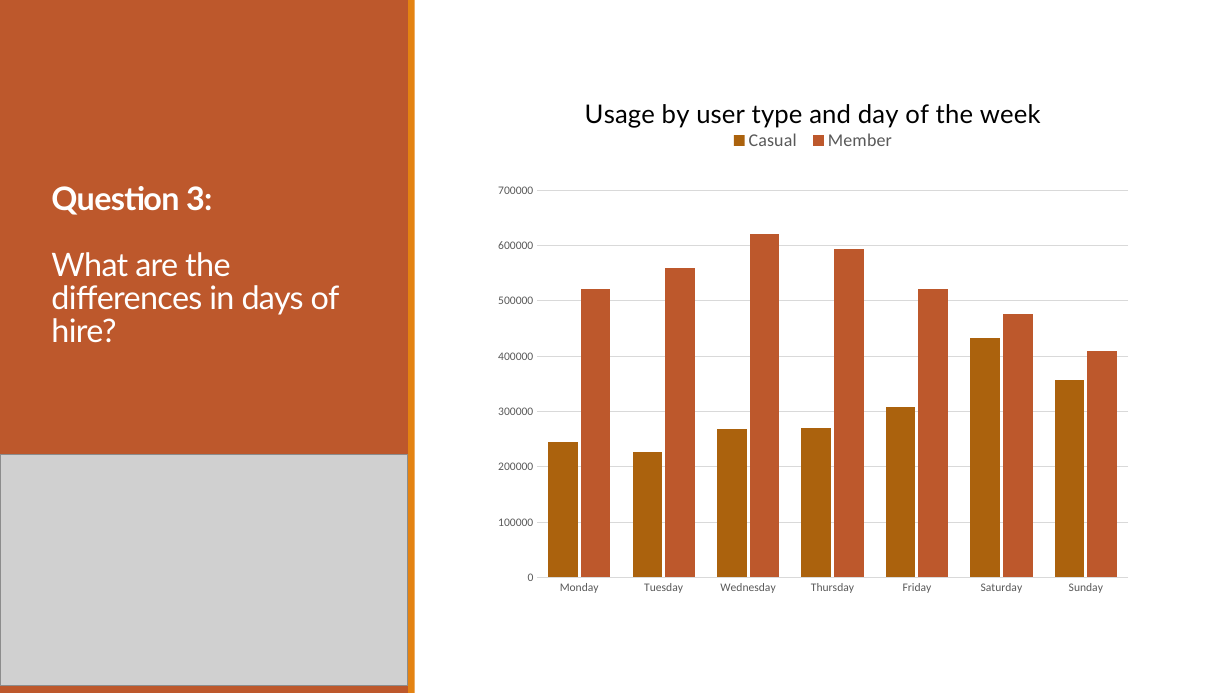
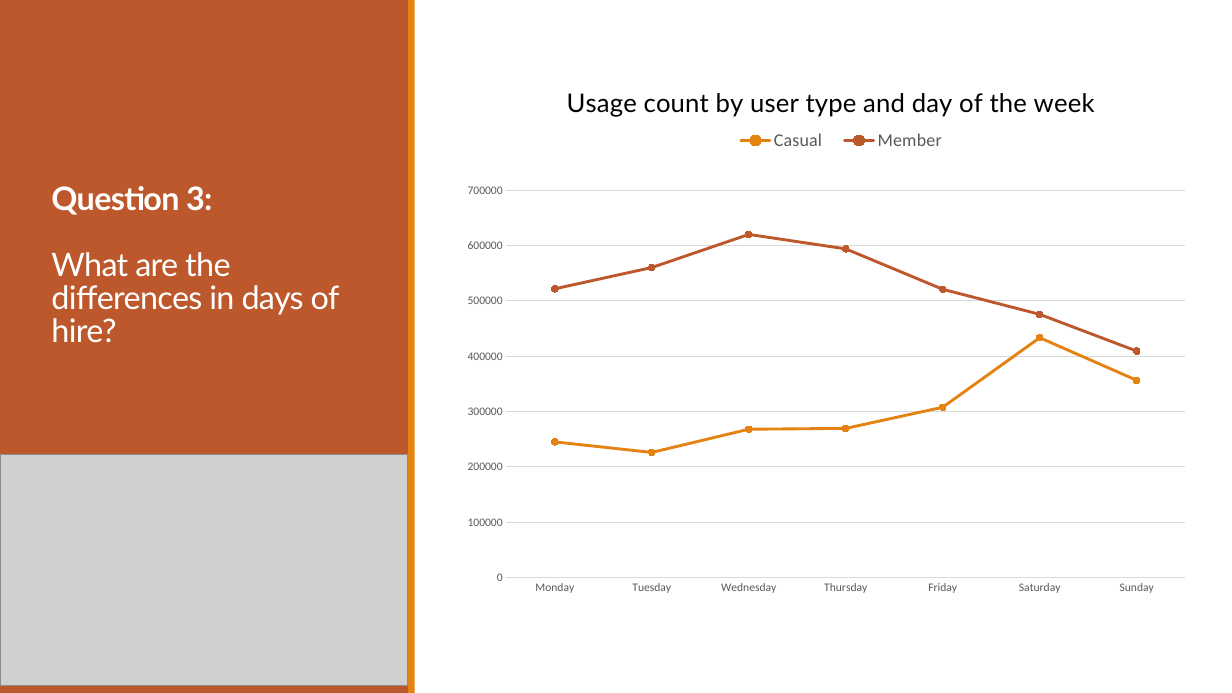
Before and after one commit to MaarjaApostol/cyclistic-capstone, a slide deck: slide 6 of Cyclistic_Project_Presentation.pptx. Drawn at 1232x693 pixels with LibreOffice and Linux fonts; fonts in the diff are those of the drawing; grey boxes stand for pictures. Boxes give left, top, right and bottom in pixels: in the first picture for what was removed or moved away, otherwise in the second. Text is boxed around its words. In the diff, an @@ line names an element or a change of style, - is before the commit and + after.

Commit message:
Add files via upload
Changed chart types x 3

```diff
--- a/Cyclistic_Project_Presentation.pptx
+++ b/Cyclistic_Project_Presentation.pptx
@@ column chart at (x1=453, y1=74, x2=1201, y2=605) @@
@@ column chart to line chart @@
@@ title "Usage by user type and day of the week " to "Usage count by user type and day of the week " @@
@@ colour of Casual #AB620D to #E48312 @@
@@ bar spacing changed @@
@@ line chart resized from (x1=485, y1=74, x2=1141, y2=605) to (x1=453, y1=74, x2=1201, y2=605) @@
```
Also in this commit, not shown: 2 other slides changed.
